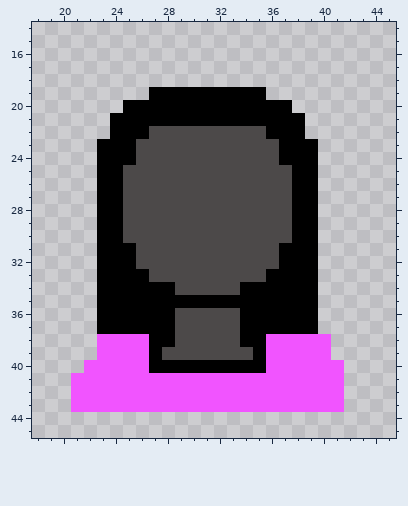
A pixel-art sprite gets an edit: resources/sprites/human.png. This is how it looked before the edit.
Shown: x 18..45, y 14..45.
Once edited:
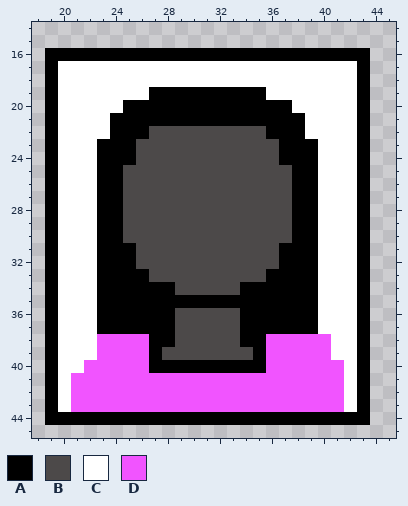
Palette (. is transparent): A #000000  B #4c4949  C #ffffff  D #f154ff
What changed:
file 64x64 -> 128x128 pixels (blocks of 1x1 -> 2x2; one block is one cell here)
The edit adds colour A in row 16 at x 19 to 43; in rows 17 to 43 at x 19 and 43; in row 44 at x 19 to 43.
The edit adds colour C in rows 17 to 18 at x 20 to 42; in row 19 at x 20 to 26 and 36 to 42; in row 20 at x 20 to 24 and 38 to 42; in rows 21 to 22 at x 20 to 23 and 39 to 42; in rows 23 to 37 at x 20 to 22 and 40 to 42; in rows 38 to 39 at x 20 to 22 and 41 to 42.
The edit adds colour C in row 40 at x 20 to 21 and 42; in rows 41 to 43 at x 20 and 42.
